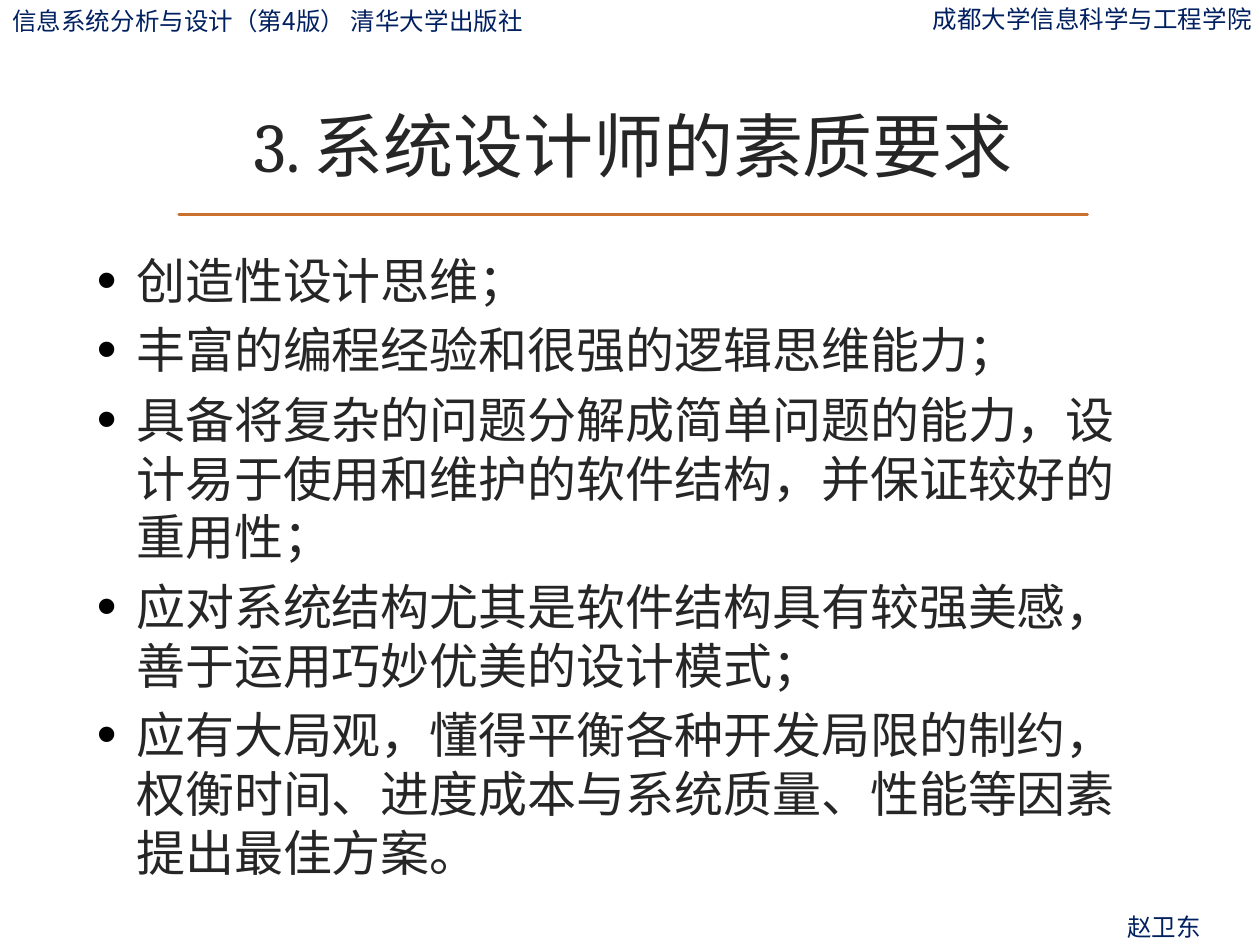
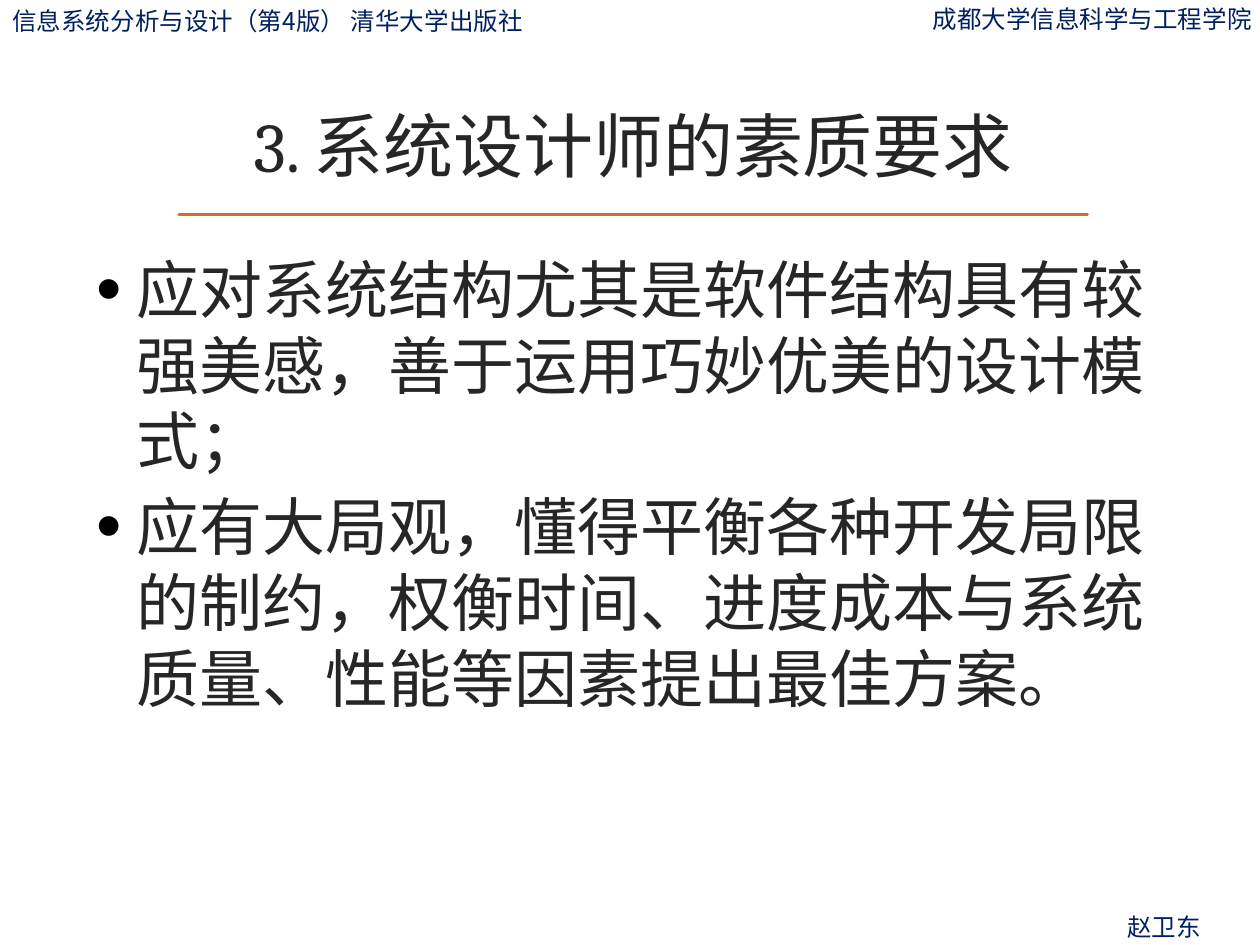
Before and after one commit to ylfagh/is_analysis-1, a slide deck: slide 14 of ppt/第9章-系统设计概述.pptx (slide 11 before the commit). Drawn at 1260x945 pixels with LibreOffice and Linux fonts; fonts in the diff are those of the drawing; background and template pictures are left out. Boxes give left, top, right and bottom in pixels: in the first picture for what was removed or moved away, otherwise in the second. Text is boxed around its words. In the diff, an @@ line names an element or a change of style, - is before the commit and + after.

```diff
--- a/ppt/第9章-系统设计概述.pptx
+++ b/ppt/第9章-系统设计概述.pptx
@@ text "应对系统结构尤其是软件结构具有较强美感，善于运用巧妙优美的设计模式；" at (x1=136, y1=259, x2=1144, y2=707): size 28 to 36 pt @@
@@ text at (x1=136, y1=258, x2=1115, y2=563): paragraphs removed @@
-• 创造性设计思维；
-• 丰富的编程经验和很强的逻辑思维能力；
-• 具备将复杂的问题分解成简单问题的能力，设计易于使用和维护的软件结构，并保证较好的重用性；
```
Also in this commit, not shown: 6 other slides changed, 4 slides added, 1 other file.
